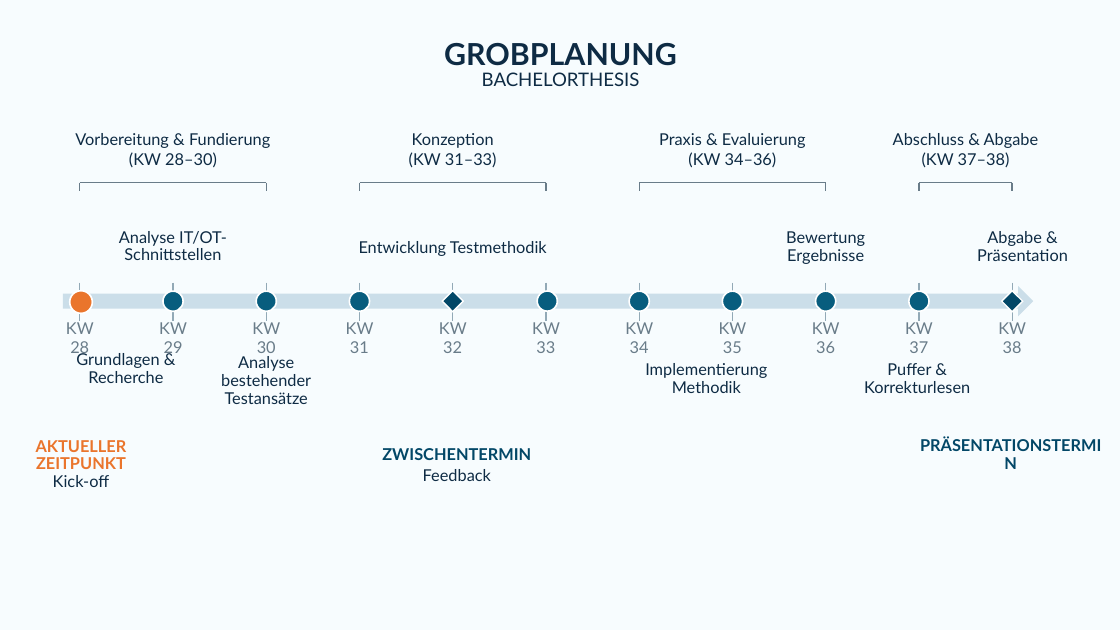
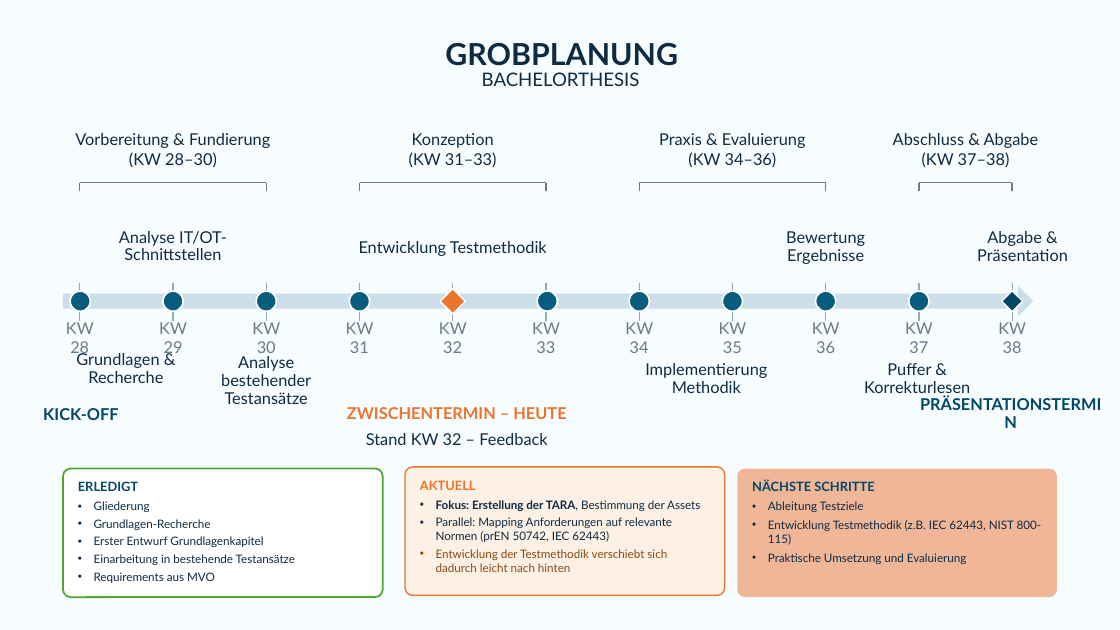
Before and after one commit to nathalienr/Bachelorarbeit, a slide deck: slide 1 of Zeitplan.pptx. Drawn at 1120x630 pixels with LibreOffice and Linux fonts; fonts in the diff are those of the drawing. Boxes give left, top, right and bottom in pixels: in the first picture for what was removed or moved away, otherwise in the second. Text is boxed around its words. In the diff, an @@ line names an element or a change of style, - is before the commit and + after.

Commit message:
Stand 05.08.2026

```diff
--- a/Zeitplan.pptx
+++ b/Zeitplan.pptx
@@ ellipse at (71, 292, 91, 312): fill #EA752C to #085D7E @@
@@ diamond at (440, 289, 465, 314): fill #024767 to #EA752C @@
@@ text at (43, 408, 119, 420): text changed; text colour #EA752C to #024767 @@
-AKTUELLER
-ZEITPUNKT
-Kick-off
+KICK-OFF
@@ text at (347, 407, 566, 419): text changed; text colour #024767 to #EA752C @@
-ZWISCHENTERMIN
+ZWISCHENTERMIN – HEUTE
@@ text "PRÄSENTATIONSTERMIN": place and size @@
-text "PRÄSENTATIONSTERMIN" at (914, 445, 1107, 465)
+text "PRÄSENTATIONSTERMIN" at (914, 404, 1107, 424)
@@ text at (366, 433, 547, 445): text changed @@
-Feedback
+Stand KW 32 – Feedback
@@ rounded rectangle added at (63, 469, 383, 597), fill #FFFFFF, outline #4EA72E 1.5 pt, 10 pt, text #0E2B44 @@
+ERLEDIGT
+• Gliederung
+• Grundlagen-Recherche
+• Erster Entwurf Grundlagenkapitel
+• Einarbeitung in bestehende Testansätze
+• Requirements aus MVO
@@ rounded rectangle added at (405, 467, 725, 596), fill #FDF0E4, outline #EA752C 1.2 pt, 10 pt, text #0E2B44 @@
+AKTUELL
+• Fokus: Erstellung der TARA, Bestimmung der Assets
+• Parallel: Mapping Anforderungen auf relevante Normen (prEN 50742, IEC 62443)
+• Entwicklung der Testmethodik verschiebt sich dadurch leicht nach hinten
@@ rounded rectangle added at (738, 469, 1058, 597), fill #E97132 at 50% opacity, 10 pt, text #0E2B44 @@
+NÄCHSTE SCHRITTE
+• Ableitung Testziele
+• Entwicklung Testmethodik (z.B. IEC 62443, NIST 800-115)
+• Praktische Umsetzung und Evaluierung
```
Also in this commit, not shown: 7 other files.
